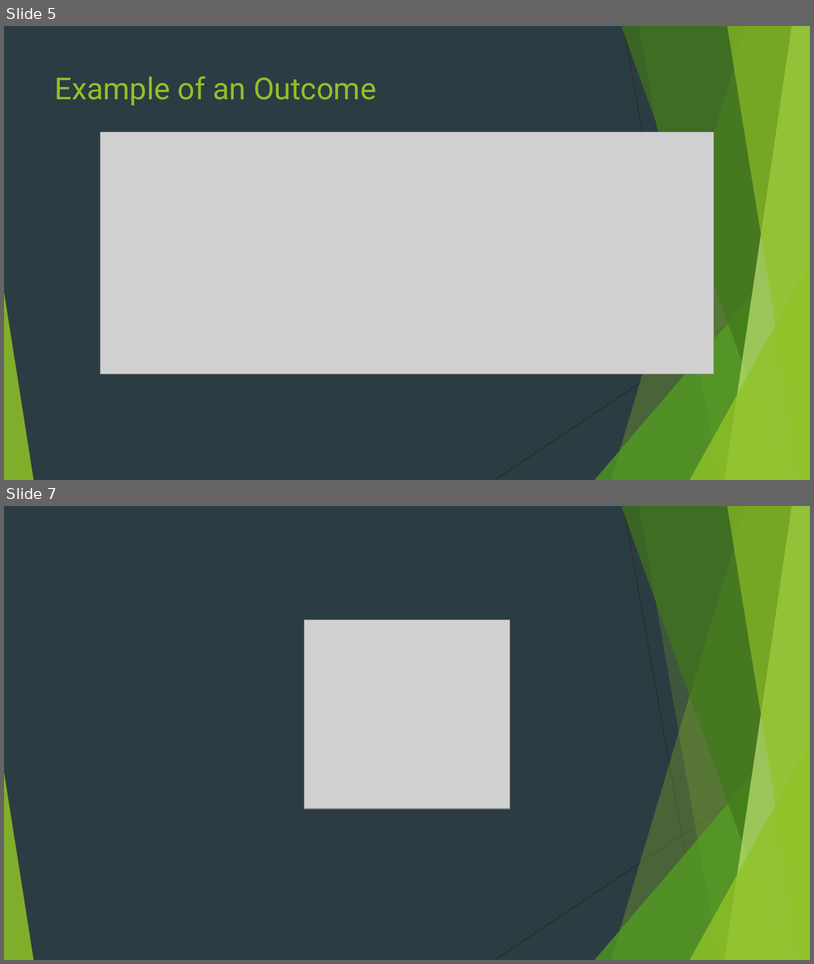
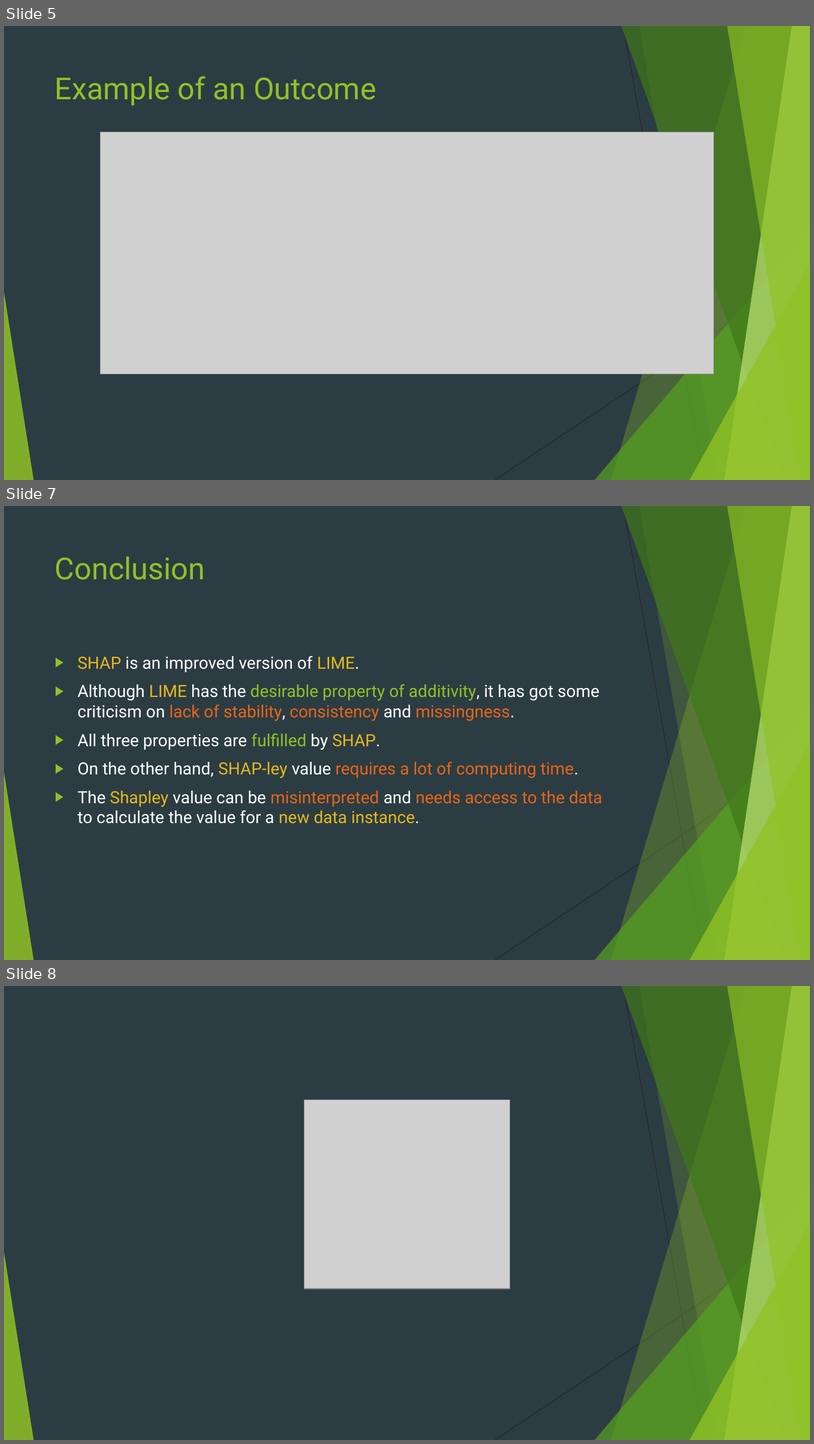
Before and after one commit to arpa2001/Internship_BiometricsVerification, a slide deck: SHAP_PPT.pptx. Shown one above the other, each under a label of ours: slides 5 and 7 before the commit, slides 5, 7 and 8 after it; the slides between them are not shown. The pictures are 814x964 and 814x1444 pixels, drawn with LibreOffice and Linux fonts; fonts in the diff are those of the drawing; grey boxes stand for pictures. Boxes give left, top, right and bottom in pixels: in the first picture for what was removed or moved away, otherwise in the second. Text is boxed around its words. In the diff, an @@ line names an element or a change of style, - is before the commit and + after.

```diff
--- a/SHAP_PPT.pptx
+++ b/SHAP_PPT.pptx
@@ slide 7 added at box(4, 506, 810, 960), background #2C3C43; not listed: 10 template elements that a slide beside it also shows @@
@@ title added at box(55, 556, 205, 580), 36 pt, text #90C226 @@
+Conclusion
@@ text added at box(78, 655, 602, 823), 20 pt, text #FFFFFF @@
+▶ SHAP is an improved version of LIME.
+▶ Although LIME has the desirable property of additivity, it has got some criticism on lack of stability, consistency and missingness.
+▶ All three properties are fulfilled by SHAP.
+▶ On the other hand, SHAP-ley value requires a lot of computing time.
+▶ The Shapley value can be misinterpreted and needs access to the data to calculate the value for a new data instance.
@@ what was slide 7 is now slide 8 @@
```
Also in this commit, not shown: 3 slides changed, 2 other slides added, 2 slides removed.
